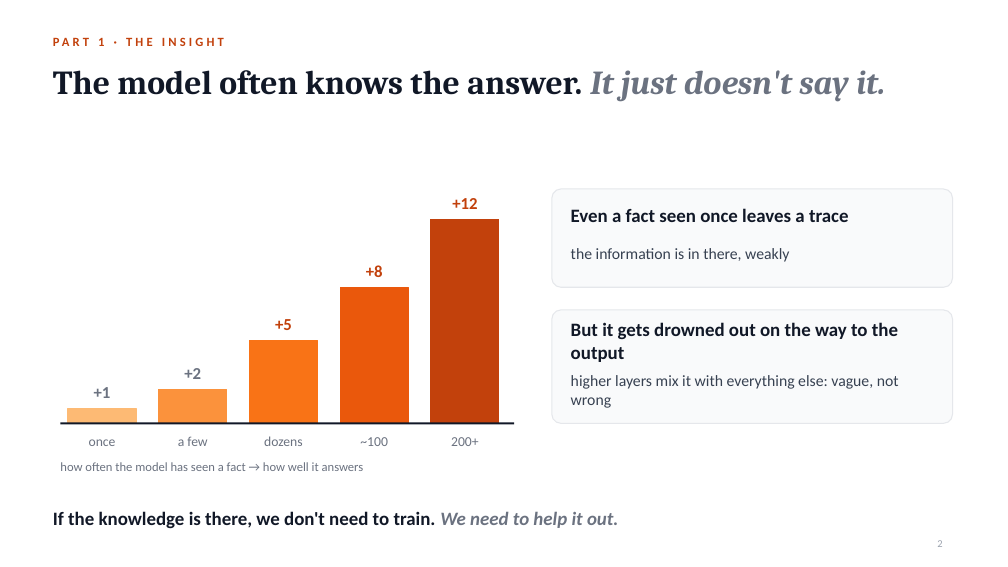
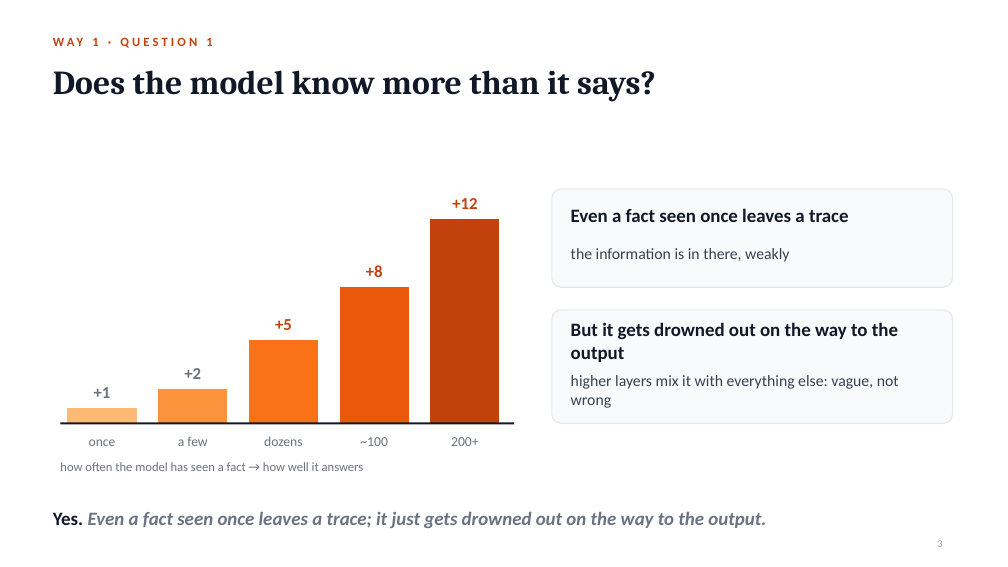
Before and after one commit to notagit3650/Claude_expo_repo_36501, a slide deck: slide 3 of slides/Retrain_or_teach.pptx (slide 2 before the commit). Drawn at 1008x567 pixels with LibreOffice and Linux fonts; fonts in the diff are those of the drawing. Boxes give left, top, right and bottom in pixels: in the first picture for what was removed or moved away, otherwise in the second. Text is boxed around its words. In the diff, an @@ line names an element or a change of style, - is before the commit and + after.

```diff
--- a/slides/Retrain_or_teach.pptx
+++ b/slides/Retrain_or_teach.pptx
@@ text at box(53, 37, 212, 46): text changed @@
-PART 1 · THE INSIGHT
+WAY 1 · QUESTION 1
@@ title at box(53, 70, 656, 102): text changed @@
-The model often knows the answer. It just doesn't say it.
+Does the model know more than it says?
@@ text at box(53, 512, 766, 528): text changed; text colour #111827 to #6B7280; italic on @@
-If the knowledge is there, we don't need to train. We need to help it out.
+Yes. Even a fact seen once leaves a trace; it just gets drowned out on the way to the output.
```
Also in this commit, not shown: 12 other slides changed, 2 slides added, 1 slide removed, 2 other files.
